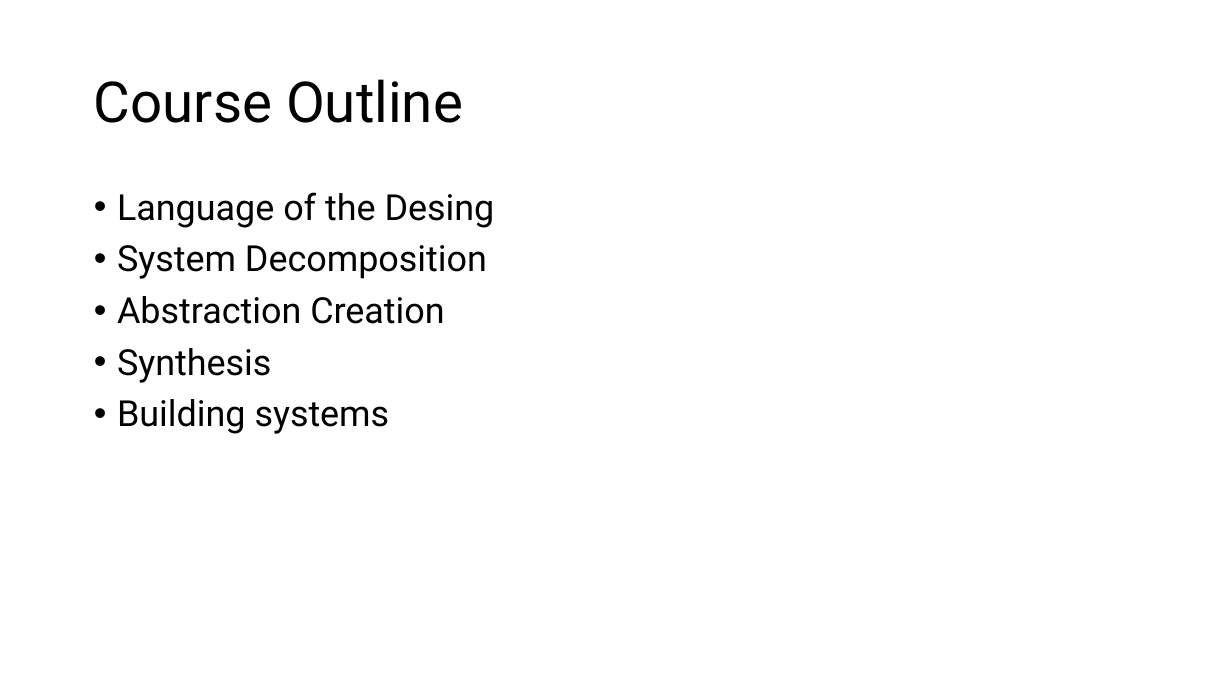
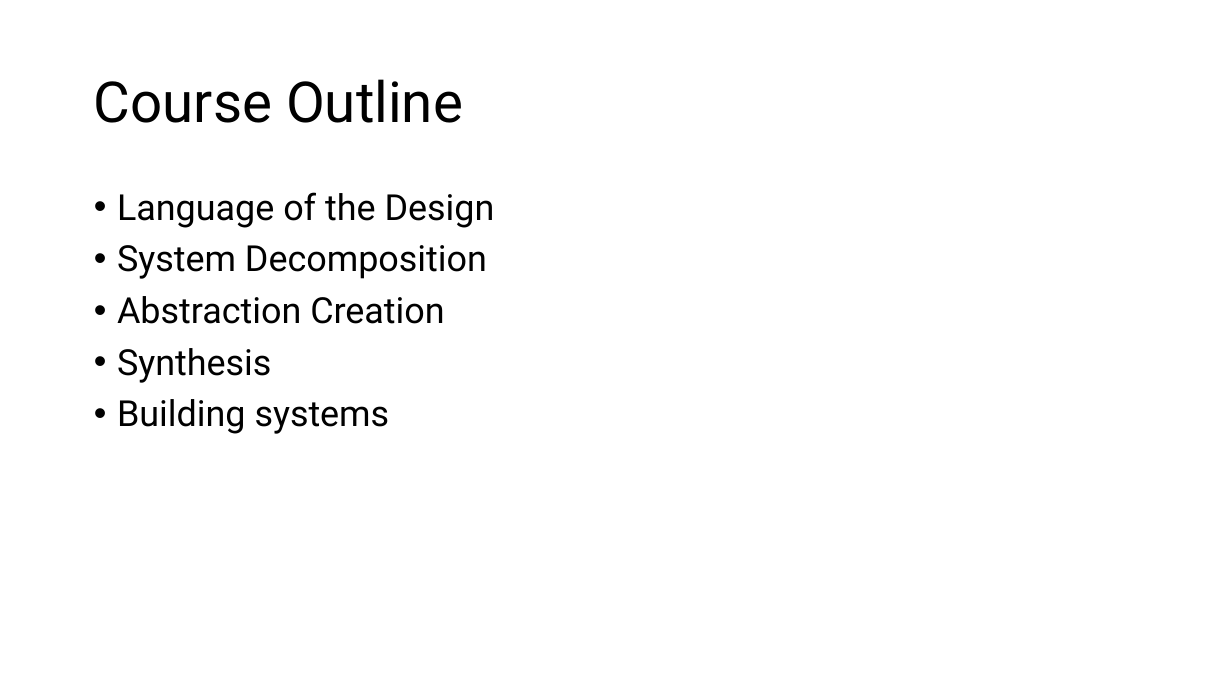
Before and after one commit to aregm/system-design-course, a slide deck: slide 5 of docs/Lecture 1.pptx. Drawn at 1232x693 pixels with LibreOffice and Linux fonts; fonts in the diff are those of the drawing. Boxes give left, top, right and bottom in pixels: in the first picture for what was removed or moved away, otherwise in the second. Text is boxed around its words. In the diff, an @@ line names an element or a change of style, - is before the commit and + after.

```diff
--- a/docs/Lecture 1.pptx
+++ b/docs/Lecture 1.pptx
@@ text at bbox=[117, 192, 495, 228]: text changed @@
-• Language of the Desing
+• Language of the Design
```
Also in this commit, not shown: 2 other slides changed, 19 slides added, 1 slide removed.
